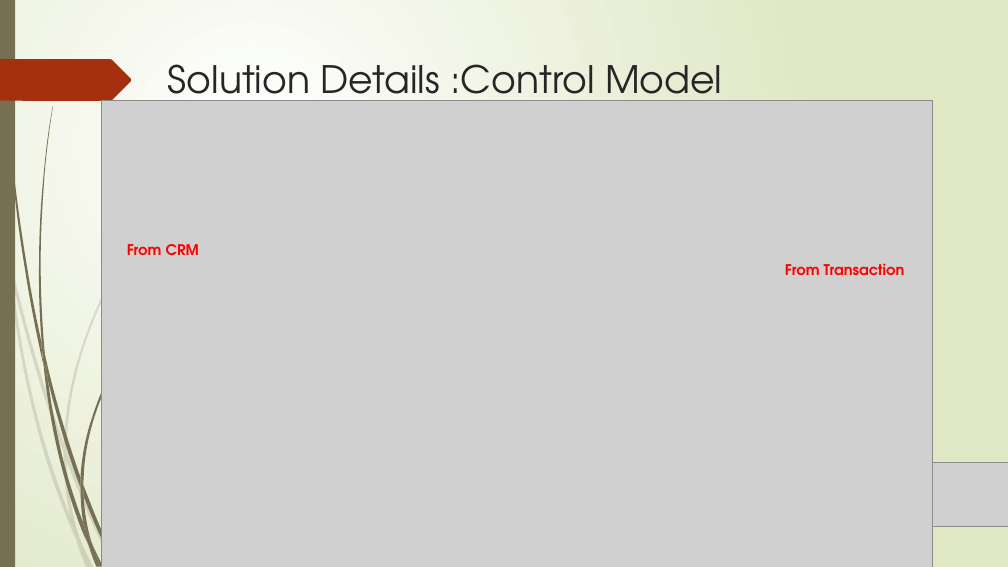
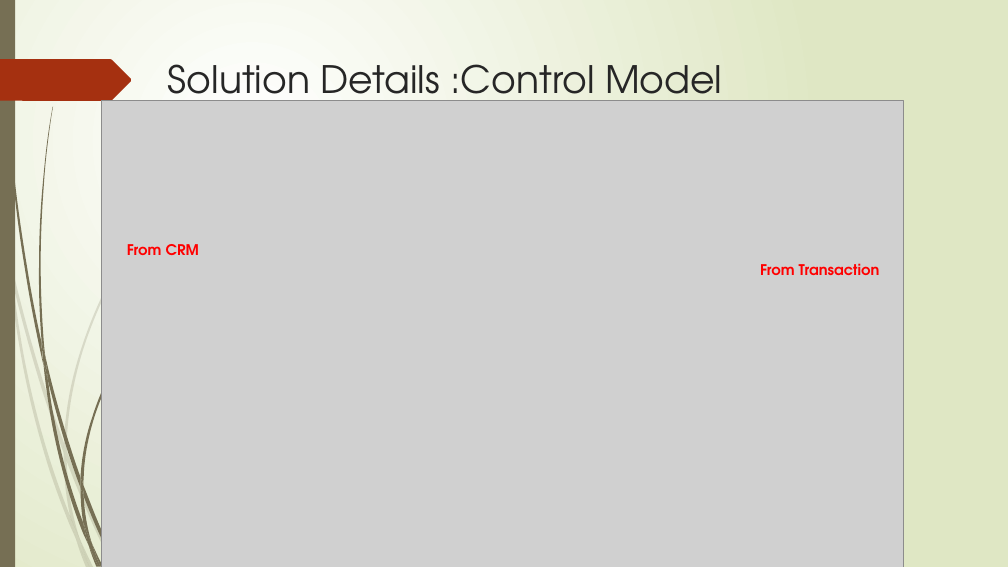
Before and after one commit to Kulamanipradhan0/knab_dwh, a slide deck: slide 11 of KPradhan_Knab_DWH_Presentation.pptx (slide 10 before the commit). Drawn at 1008x567 pixels with LibreOffice and Linux fonts; fonts in the diff are those of the drawing; grey boxes stand for pictures. Boxes give left, top, right and bottom in pixels: in the first picture for what was removed or moved away, otherwise in the second. Text is boxed around its words. In the diff, an @@ line names an element or a change of style, - is before the commit and + after.

```diff
--- a/KPradhan_Knab_DWH_Presentation.pptx
+++ b/KPradhan_Knab_DWH_Presentation.pptx
@@ picture resized from (x1=101, y1=101, x2=933, y2=567) to (x1=101, y1=101, x2=904, y2=567) @@
@@ text "From Transaction" moved from (x1=785, y1=263, x2=905, y2=275) to (x1=760, y1=263, x2=880, y2=275) @@
@@ picture removed at (x1=932, y1=463, x2=1008, y2=526) @@
```
Also in this commit, not shown: 7 other slides changed, 2 slides added, 1 slide removed, 1 other file.
